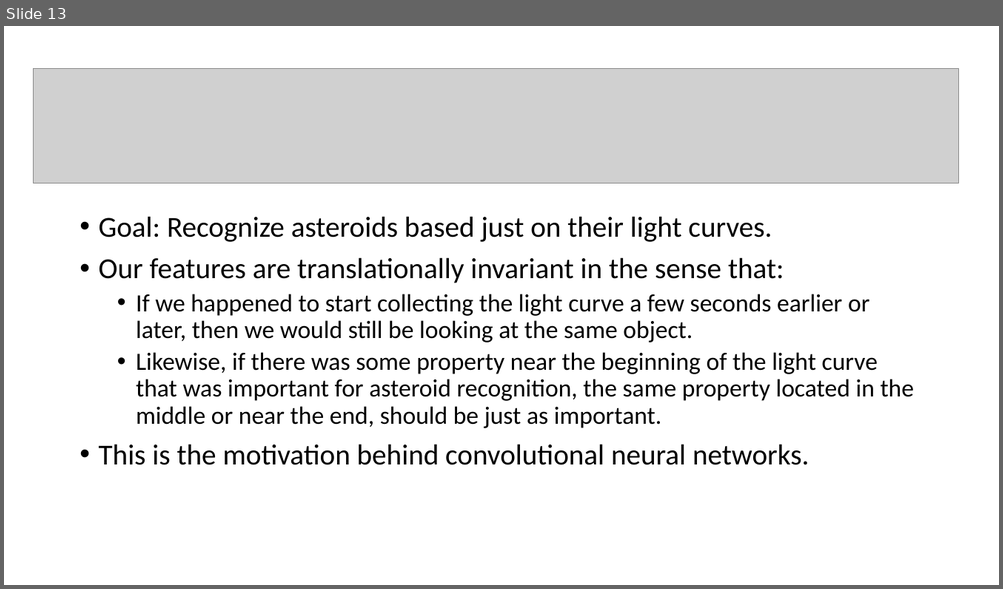
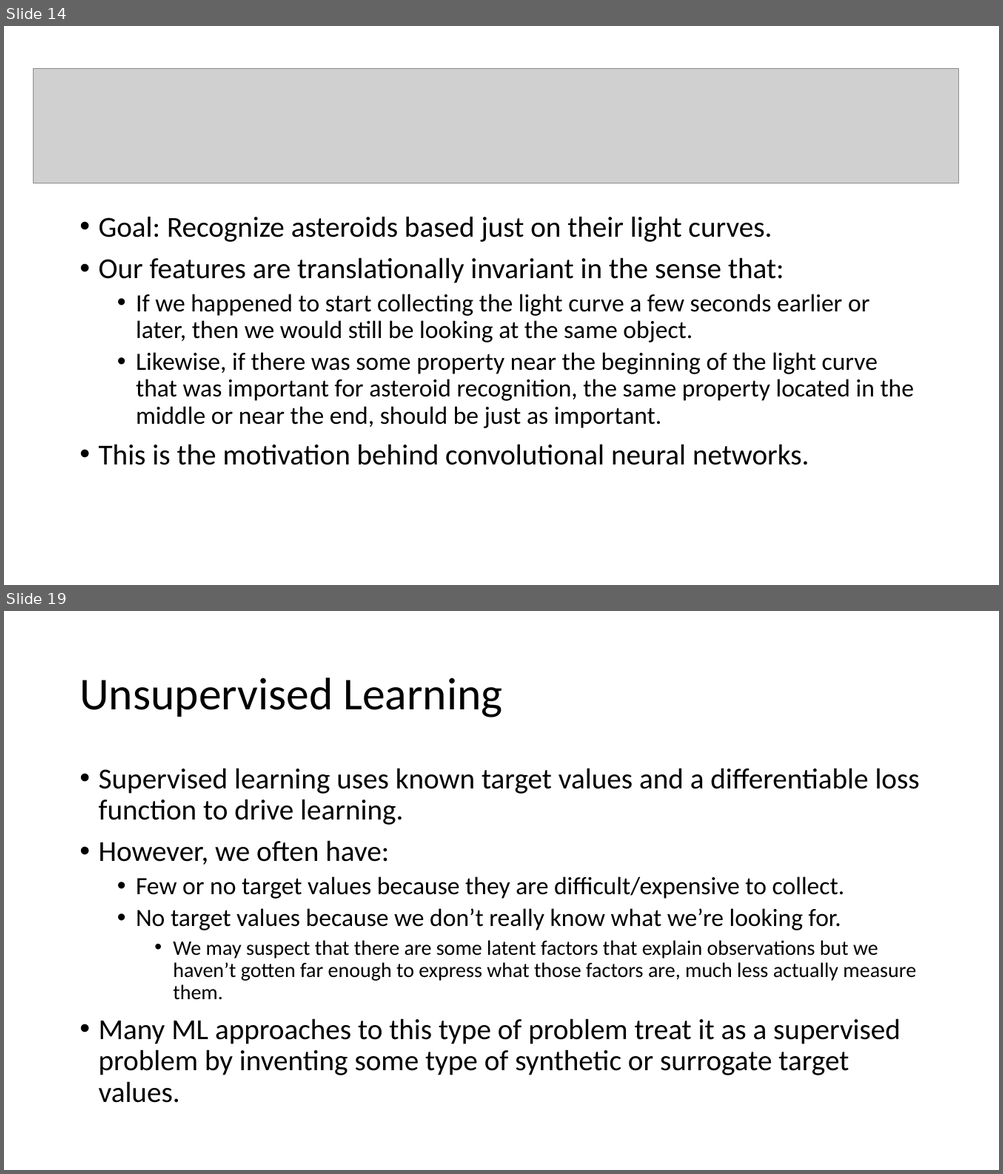
Before and after one commit to PJ7668/ml-for-ssa, a slide deck: ML4SSA.pptx. Shown one above the other, each under a label of ours: slide 13 before the commit, slides 14 and 19 after it; the slides between them are not shown. The pictures are 1003x589 and 1003x1174 pixels, drawn with LibreOffice and Linux fonts; fonts in the diff are those of the drawing; grey boxes stand for pictures. Boxes give left, top, right and bottom in pixels: in the first picture for what was removed or moved away, otherwise in the second. Text is boxed around its words. In the diff, an @@ line names an element or a change of style, - is before the commit and + after.

```diff
--- a/ML4SSA.pptx
+++ b/ML4SSA.pptx
@@ slide 19 added at [4, 611, 999, 1170], background #FFFFFF @@
@@ title added at [79, 678, 502, 718], 44 pt, text #000000 @@
+Unsupervised Learning
@@ text added at [99, 768, 919, 1103], 28 pt, text #000000 @@
+• Supervised learning uses known target values and a differentiable loss function to drive learning.
+• However, we often have:
+  • Few or no target values because they are difficult/expensive to collect.
+  • No target values because we don’t really know what we’re looking for.
+    • We may suspect that there are some latent factors that explain observations but we haven’t gotten far enough to express what those factors are, much less actually measure them.
+• Many ML approaches to this type of problem treat it as a supervised problem by inventing some type of synthetic or surrogate target values.
@@ what was slide 13 is now slide 14 @@
```
Also in this commit, not shown: 6 slides changed, 5 other slides added, 3 other files.
